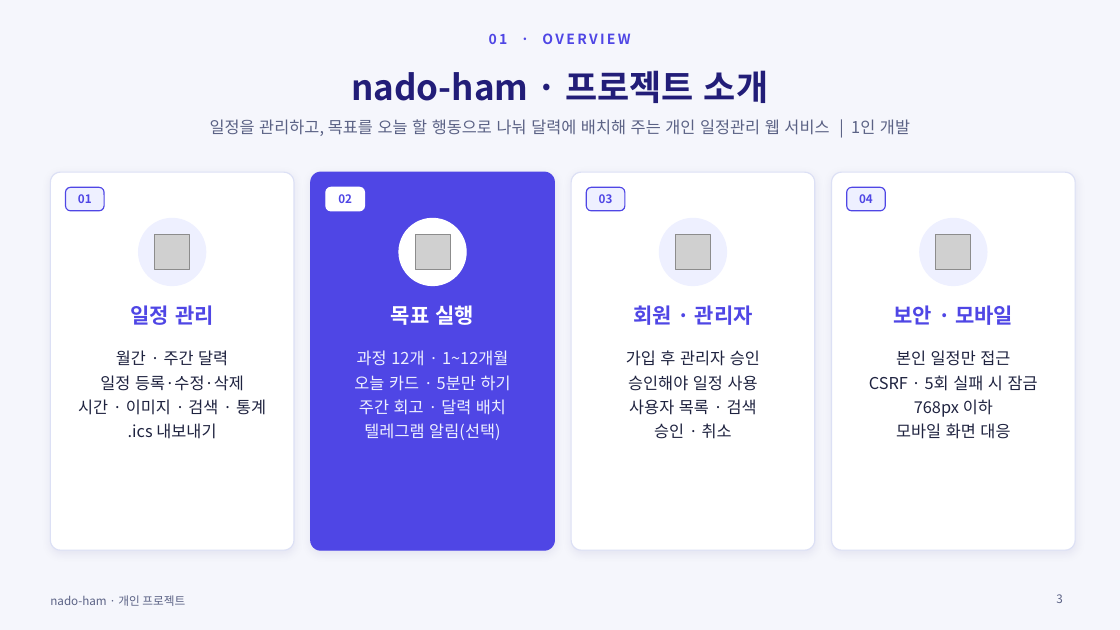
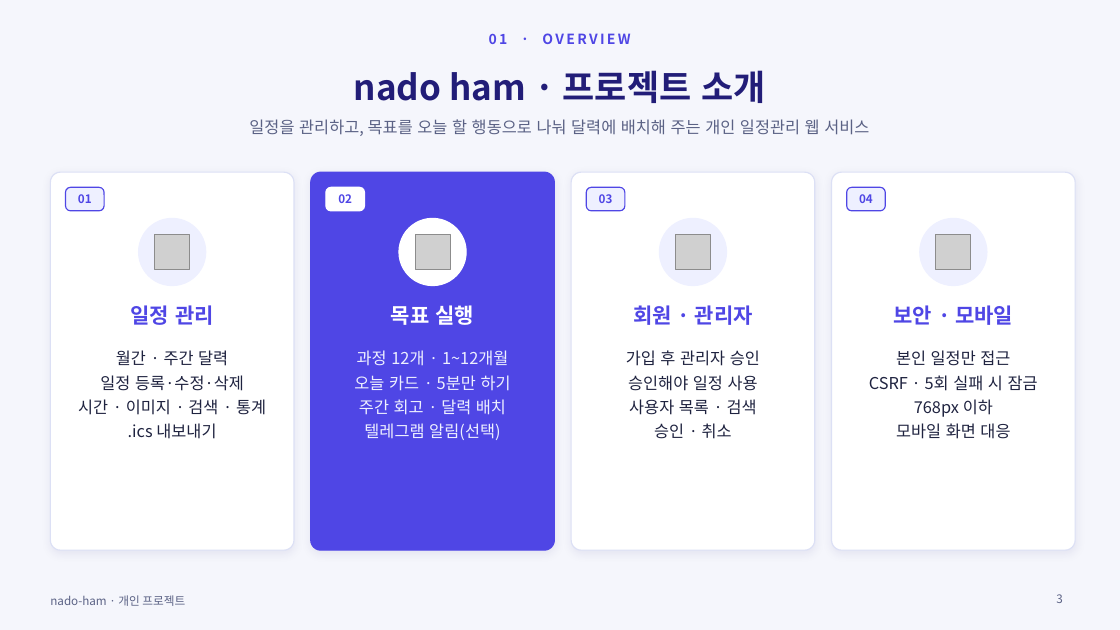
Before and after one commit to ho8566z/nado-ham_word, a slide deck: slide 3 of ppt_output/nado_ham.pptx. Drawn at 1120x630 pixels with LibreOffice and Linux fonts; fonts in the diff are those of the drawing; grey boxes stand for pictures. Boxes give left, top, right and bottom in pixels: in the first picture for what was removed or moved away, otherwise in the second. Text is boxed around its words. In the diff, an @@ line names an element or a change of style, - is before the commit and + after.

```diff
--- a/ppt_output/nado_ham.pptx
+++ b/ppt_output/nado_ham.pptx
@@ title at [354,70,765,103]: text changed @@
-nado-ham · 프로젝트 소개
+nado ham · 프로젝트 소개
@@ text at [249,119,869,136]: text changed @@
-일정을 관리하고, 목표를 오늘 할 행동으로 나눠 달력에 배치해 주는 개인 일정관리 웹 서비스 | 1인 개발
+일정을 관리하고, 목표를 오늘 할 행동으로 나눠 달력에 배치해 주는 개인 일정관리 웹 서비스
```
Also in this commit, not shown: 15 other slides changed, 34 other files.
